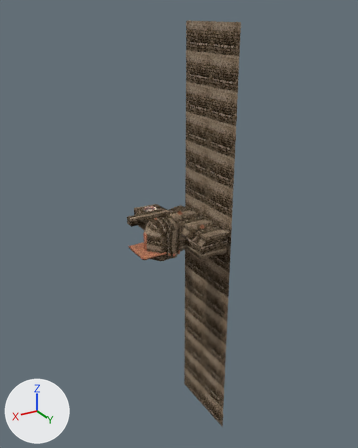
Before and after pictures for a commit that changed the Blender file raw/level4.blend.
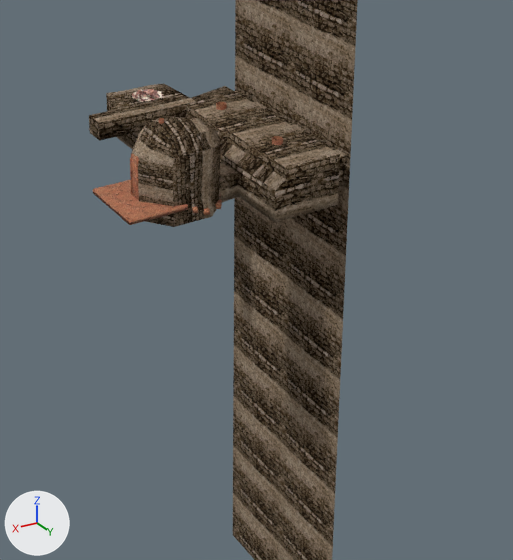
Each version appears first whole from a 50 mm camera at (117.0, 233.4, 108.5) aimed at (-6.7, 27.2, 5.4), and next in a close-up on the part from 26% to 83% of the width and 38% to 88% of the height. Every picture has the same lights, and +X, +Y and +Z are marked at lower left. The last two pictures show the newer version.

The scene before the commit, as lines of its bpy script (objects in view):
```python
ob_level_002_col_003 = bpy.data.objects.new('level.002-col.003', me_cube_007)
ob_level_002_col_003.location = (10.9, 38.9, 0.5)
ob_level_002_col_004 = bpy.data.objects.new('level.002-col.004', me_cube_008)
ob_level_002_col_004.location = (15.5, 48.0, 0.0)
ob_level_002_col_006 = bpy.data.objects.new('level.002-col.006', me_cube_010)
ob_level_002_col_006.location = (6.0, 21.6, 0.0)
ob_level_002_col_007 = bpy.data.objects.new('level.002-col.007', me_cube_011)
ob_level_002_col_007.location = (2.0, 21.6, -3.0)
ob_level_004_col = bpy.data.objects.new('level.004-col', me_cube_004)
ob_level_004_col.location = (0.0, 0.0, 0.0)
ob_level_col = bpy.data.objects.new('level-col', me_cube)
ob_level_col.location = (0.0, 0.0, 0.0)
# also in view: 'level.002-col.001' at (-8.6, 33.6, -7.0)
```
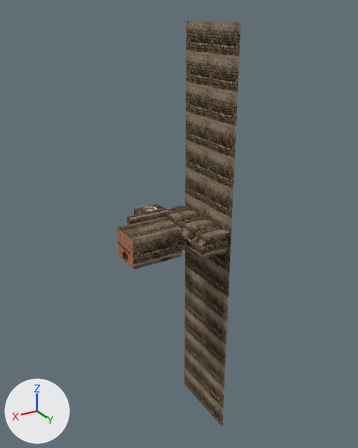
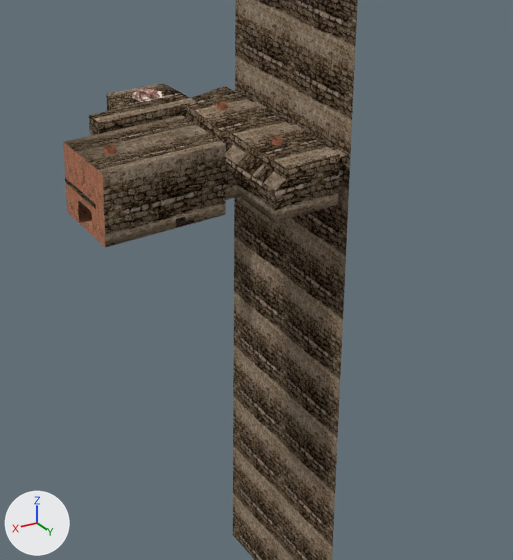
Not visible in the close-ups: 'level.008-col'.

Pixel boxes [x1, y1, x2, y2] of what changed, in the close-ups (513 x 560 px):
'level.005-col', added (brown)
    after: [63, 115, 226, 247]
'level.002-col.003', deleted (brown)
    before: [130, 117, 221, 227]
'level.002-col.006', deleted (brown)
    before: [93, 180, 188, 225]
'level.009-col', added
    after: [65, 177, 153, 211]
'level.004-col.001', added
    after: [104, 145, 116, 155]
'level.004-col', moved (not visible before)
    after: [272, 136, 283, 145]
'level.002-col.007', deleted
    before: [193, 207, 210, 215]
'level.007-col', added
    after: [176, 217, 185, 228]
'level.006-col', added
    after: [185, 219, 194, 226]
'level.002-col.004', deleted
    before: [159, 118, 164, 124]

The change in detail:
Mesh me_cube_003 is new.
It has 18 vertices, 9 faces and spans x -1.1..1.1, y -1.1..1.1, z -7.0..9.0.
It uses material mat_img_sto_granite2_png (picture img_sto_granite2_png).
Mesh me_box_004 is new.
It has 28 vertices, 24 faces and spans x -16.5..9.6, y -17.0..0.0, z 0.0..2.5.
It uses material mat_img_sto_ancientbrick01_png (picture img_sto_ancientbrick01_png).
Mesh me_box_003 is new.
It is a box spanning x -0.5..0.5, y -3.0..0.0, z 0.0..1.0.
It uses material mat_img_sto_ancientbrick01_png (picture img_sto_ancientbrick01_png).
Mesh me_box_002 is new.
It is a box spanning x 0.0..2.0, y -3.0..0.0, z 0.0..2.0.
It uses material mat_img_sto_ancientbrick01_png (picture img_sto_ancientbrick01_png).
Mesh me_box_001 is new.
It is a box spanning x -1.0..1.0, y -3.0..0.0, z 0.0..1.0.
It uses material mat_img_sto_ancientbrick01_png (picture img_sto_ancientbrick01_png).
Mesh me_cube_002 is new.
It has 32 vertices, 26 faces and spans x 4.0..30.0, y 8.9..25.9, z -2.0..13.0.
Faces by material slot: [11, 15].
It uses material mat_img_sto_granite2_png (picture img_sto_granite2_png).
It uses material mat_img_sto_ancientbrick01_png (picture img_sto_ancientbrick01_png).
Object 'level.004-col' (ob_level_004_col) moves from (0.0, 0.0, 0.0) to (-9.9, 44.4, 4.0).
Object 'level.002-col.003' (ob_level_002_col_003) is deleted.
Object 'level.002-col.004' (ob_level_002_col_004) is deleted.
Object 'level.002-col.006' (ob_level_002_col_006) is deleted.
Object 'level.002-col.007' (ob_level_002_col_007) is deleted.
Object 'level.004-col.001' (ob_level_004_col_001) is new; it shows me_cube_003.
Its location is (24.5, 39.5, 5.0).
Object 'level.009-col' (ob_level_009_col) is new; it shows me_box_004.
Its location is (20.5, 47.5, 3.0).
Object 'level.008-col' (ob_level_008_col) is new; it shows me_box_003.
Its location is (17.5, 47.5, 1.0).
Object 'level.007-col' (ob_level_007_col) is new; it shows me_box_002.
Its location is (13.0, 47.5, -2.0).
Object 'level.006-col' (ob_level_006_col) is new; it shows me_box_001.
Its location is (12.0, 47.5, -2.0).
Object 'level.005-col' (ob_level_005_col) is new; it shows me_cube_002.
Its location is (0.0, 21.6, 0.0).
